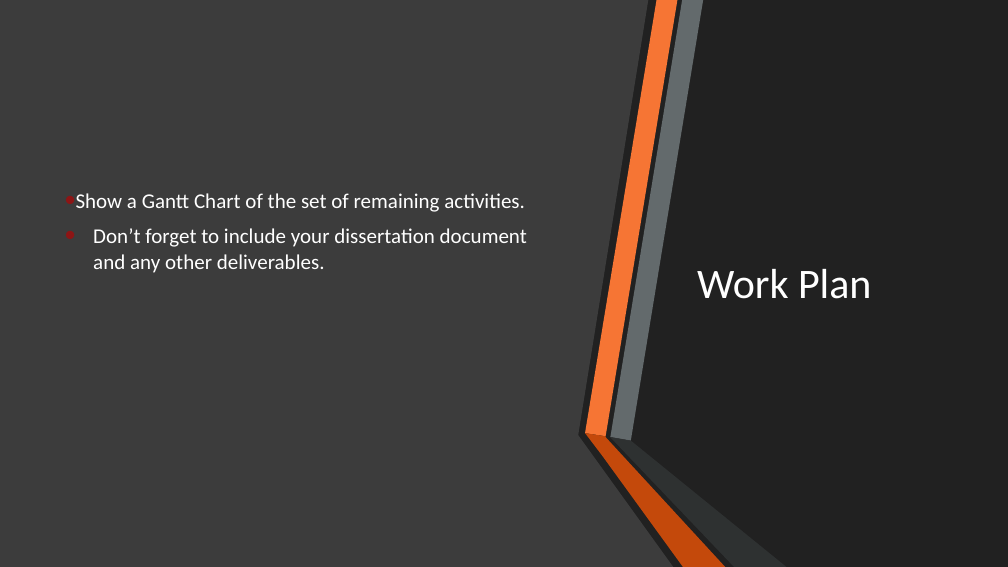
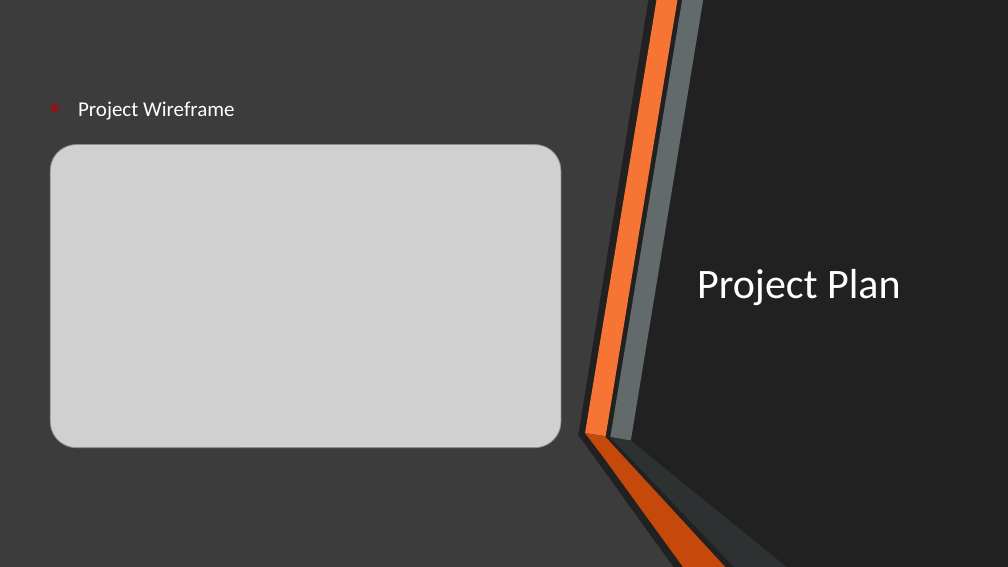
Before and after one commit to OskarGrzenda/FinalYearProject, a slide deck: slide 5 of Project Presentation.pptx. Drawn at 1008x567 pixels with LibreOffice and Linux fonts; fonts in the diff are those of the drawing; grey boxes stand for pictures. Boxes give left, top, right and bottom in pixels: in the first picture for what was removed or moved away, otherwise in the second. Text is boxed around its words. In the diff, an @@ line names an element or a change of style, - is before the commit and + after.

Commit message:
Presentation

```diff
--- a/Project Presentation.pptx
+++ b/Project Presentation.pptx
@@ subtitle at <box>78,101,235,120</box>: text changed @@
-• Show a Gantt Chart of the set of remaining activities.
-• Don’t forget to include your dissertation document and any other deliverables.
+• Project Wireframe
@@ picture added at <box>50,144,561,448</box> @@
@@ title at <box>697,269,900,305</box>: text changed @@
-Work Plan
+Project Plan
```
Also in this commit, not shown: 3 other slides changed.
